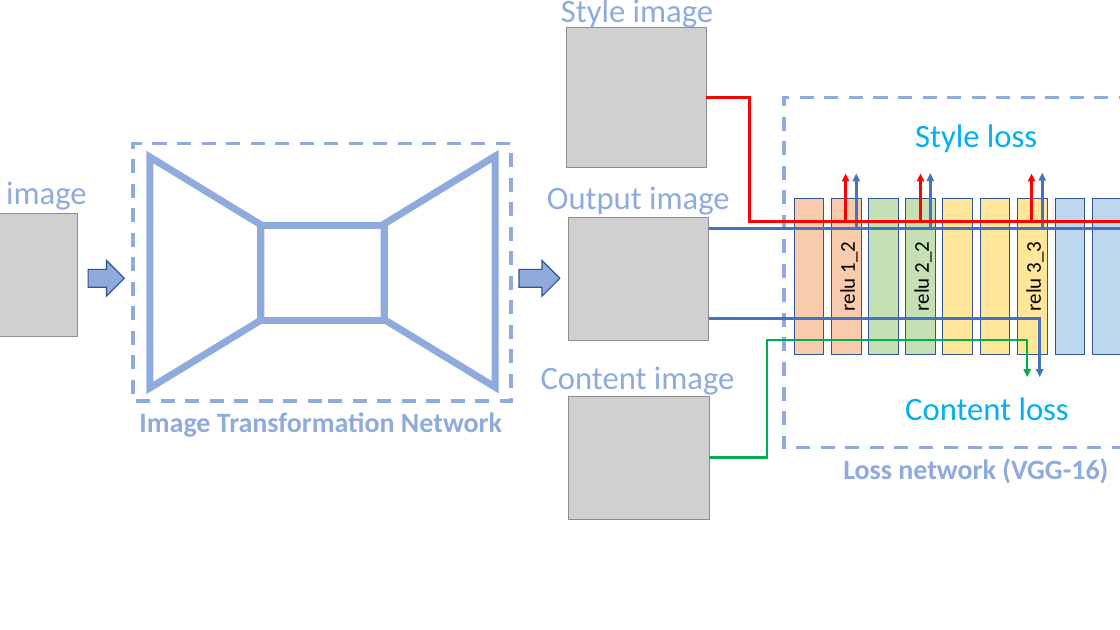
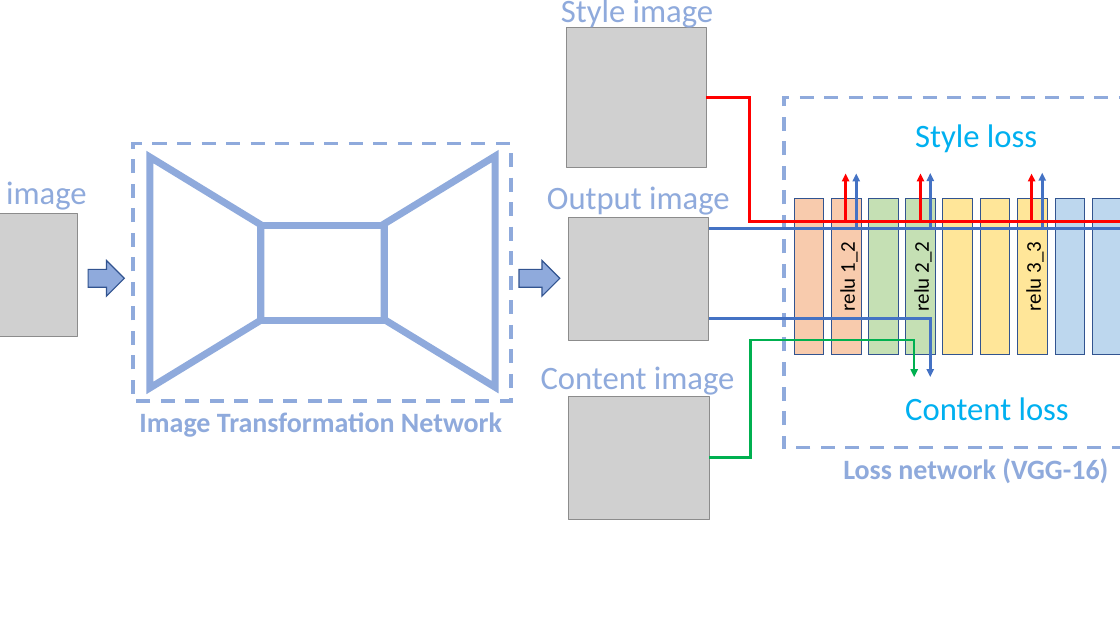
Before and after one commit to ThomasDougherty/thomasdougherty.github.io, a slide deck: slide 1 of video-style-transfer/resources/model.pptx. Drawn at 1120x630 pixels with LibreOffice and Linux fonts; fonts in the diff are those of the drawing; grey boxes stand for pictures. Boxes give left, top, right and bottom in pixels: in the first picture for what was removed or moved away, otherwise in the second. Text is boxed around its words. In the diff, an @@ line names an element or a change of style, - is before the commit and + after.

```diff
--- a/video-style-transfer/resources/model.pptx
+++ b/video-style-transfer/resources/model.pptx
@@ elbow arrow moved from (709, 318) - (1040, 377) to (709, 318) - (930, 377) @@
@@ elbow line moved from (710, 458) - (1028, 340) to (710, 458) - (916, 340) @@
@@ arrow moved from (1028, 340) - (1028, 377) to (914, 340) - (914, 377) @@
```
Also in this commit, not shown: 8 other files.
